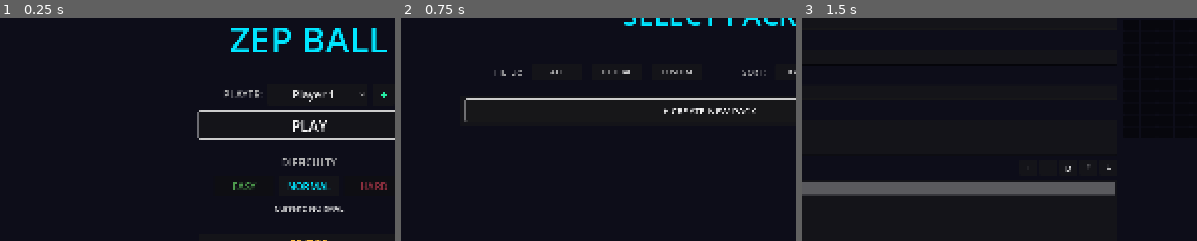
Above: before the commit, frames 1-3 (left to right).
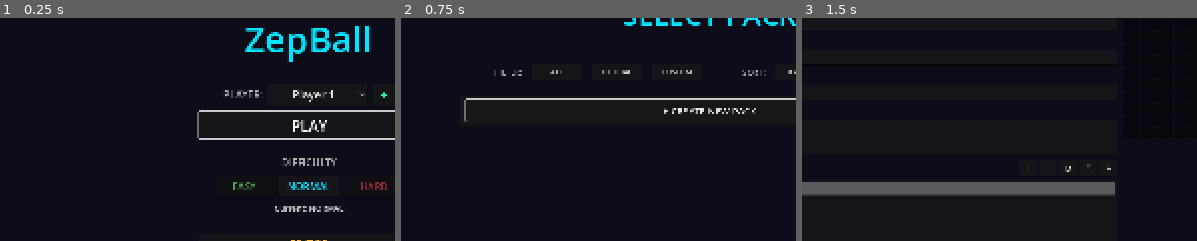
Above: after the commit, the same moments.

Repository: zepanv/zepball
Game: Godot game, scene res://scenes/ui/main_menu.tscn
The game is run twice, just before and just after one commit, with the same random seed, the same clock (stepped at 60 frames per second) and the same inputs.
Inputs:
- Up to frame 1 (0.25 s): no input
- Up to frame 2 (0.75 s): click "PLAY" at 0.5 s
- Up to frame 3 (1.5 s): click "+ CREATE NEW PACK" at 1.25 s
The pictures show only the part of the screen within x 11-61%, y 13-63%; the shares and areas given below are measured in that part.

The runs differ from the first frame. In frame 1, 2.6% of the frame differs, in the area x 58-98%, y 3-20%; in frame 2, nothing differs; in frame 3, nothing differs.

Commit message:
Update backlog plans for modes

Diff:
--- a/scenes/main/main.tscn
+++ b/scenes/main/main.tscn
@@ -121,7 +121,7 @@
 [node name="LogoLabel" type="Label" parent="UI/HUD/TopBar/LogoVBox" unique_id=681007208]
 layout_mode = 2
 theme_override_font_sizes/font_size = 24
-text = "ZEP BALL"
+text = "ZepBall"
 horizontal_alignment = 1
 vertical_alignment = 1
 
--- a/scenes/ui/main_menu.tscn
+++ b/scenes/ui/main_menu.tscn
@@ -39,7 +39,7 @@
 layout_mode = 2
 theme_override_colors/font_color = Color(0, 0.9, 1, 1)
 theme_override_font_sizes/font_size = 72
-text = "ZEP BALL"
+text = "ZepBall"
 horizontal_alignment = 1
 
 [node name="Spacer1" type="Control" parent="VBoxContainer" unique_id=1784051722]
Not shown, changed: .agent/AGENTS.md
Not shown, changed: .agent/CHANGELOG.md
Not shown, changed: .agent/README.md
Not shown, changed: .agent/SOP/critical-workflows.md
Not shown, changed: .agent/System/architecture.md
Not shown, changed: .agent/System/tech-stack.md
Not shown, changed: .agent/Tasks/Backlog/challenge-modes.md
Not shown, changed: .agent/Tasks/Backlog/new-game-modes.md
Not shown, changed: .agent/Tasks/Completed/core-mechanics.md
Not shown, changed: .agent/Tasks/Completed/level-overhaul.md
Not shown, changed: .agent/Tasks/Completed/player-profiles.md
Not shown, changed: README.md
(and 5 more such lines)
